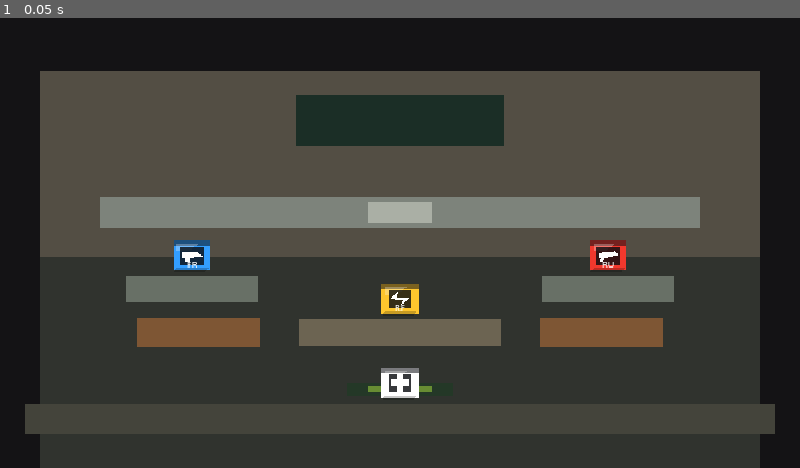
Above: before the commit, frame 1.
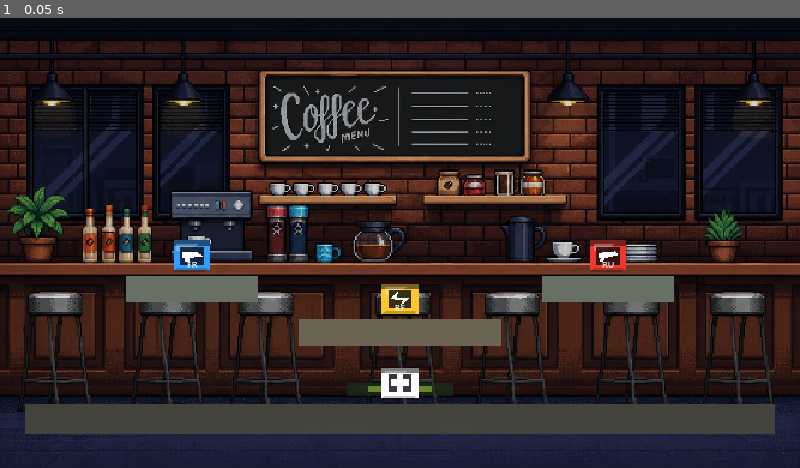
Above: after the commit, the same moment.

Repository: markkarimyan/gamedev
Game: Godot game, scene res://scenes/arenas/CafeteriaArena.tscn
Two runs of this game, one before a commit and one after it. Both use one fixed random seed, a clock stepped at 60 frames per second and the inputs below. This scene is started directly instead of the project's main scene.
Inputs:
- Up to frame 1 (0.05 s): no input

The runs differ from the first frame. In frame 1, 63% of the frame differs, in the area x 0-100%, y 5-100%.

Commit message:
Implement rooftop campus arena
Closes #10

Diff:
--- a/scenes/arenas/CafeteriaArena.tscn
+++ b/scenes/arenas/CafeteriaArena.tscn
@@ -1,6 +1,7 @@
-[gd_scene load_steps=8 format=3 uid="uid://cafeteria_arena"]
+[gd_scene load_steps=9 format=3 uid="uid://cafeteria_arena"]
 
-[ext_resource type="PackedScene" path="res://scenes/Pickup.tscn" id="1_pickup"]
+[ext_resource type="Texture2D" path="res://assets/cafeteria_background_pixel.png" id="1_bg"]
+[ext_resource type="PackedScene" path="res://scenes/Pickup.tscn" id="2_pickup"]
 
 [sub_resource type="RectangleShape2D" id="RectangleShape2D_ground"]
 size = Vector2(900, 36)
@@ -22,62 +23,15 @@
 [node name="Background" type="Node2D" parent="."]
 z_index = -20
 
-[node name="BaseFill" type="ColorRect" parent="Background"]
+[node name="PixelCafeBackground" type="Sprite2D" parent="Background"]
+position = Vector2(480, 270)
+scale = Vector2(0.574, 0.574)
+texture = ExtResource("1_bg")
+
+[node name="ReadabilityShade" type="ColorRect" parent="Background"]
 offset_right = 960.0
 offset_bottom = 540.0
-color = Color(0.0784314, 0.0745098, 0.0823529, 1)
-
-[node name="BackWall" type="ColorRect" parent="Background"]
-offset_left = 48.0
-offset_top = 64.0
-offset_right = 912.0
-offset_bottom = 286.0
-color = Color(0.352941, 0.329412, 0.286275, 0.9)
-
-[node name="FloorTiles" type="ColorRect" parent="Background"]
-offset_left = 48.0
-offset_top = 286.0
-offset_right = 912.0
-offset_bottom = 540.0
-color = Color(0.196078, 0.207843, 0.188235, 0.94)
-
-[node name="CafeteriaLandmarks" type="Node2D" parent="Background"]
-z_index = 1
-
-[node name="ServingLine" type="ColorRect" parent="Background/CafeteriaLandmarks"]
-offset_left = 120.0
-offset_top = 214.0
-offset_right = 840.0
-offset_bottom = 252.0
-color = Color(0.521569, 0.552941, 0.521569, 0.84)
-
-[node name="MenuBoard" type="ColorRect" parent="Background/CafeteriaLandmarks"]
-offset_left = 356.0
-offset_top = 92.0
-offset_right = 604.0
-offset_bottom = 154.0
-color = Color(0.0745098, 0.164706, 0.133333, 0.88)
-
-[node name="LeftTable" type="ColorRect" parent="Background/CafeteriaLandmarks"]
-offset_left = 164.0
-offset_top = 360.0
-offset_right = 312.0
-offset_bottom = 394.0
-color = Color(0.560784, 0.368627, 0.207843, 0.82)
-
-[node name="RightTable" type="ColorRect" parent="Background/CafeteriaLandmarks"]
-offset_left = 648.0
-offset_top = 360.0
-offset_right = 796.0
-offset_bottom = 394.0
-color = Color(0.560784, 0.368627, 0.207843, 0.82)
-
-[node name="TrayStacks" type="ColorRect" parent="Background/CafeteriaLandmarks"]
-offset_left = 442.0
-offset_top = 220.0
-offset_right = 518.0
-offset_bottom = 246.0
-color = Color(0.709804, 0.729412, 0.686275, 0.8)
+color = Color(0.0196078, 0.0196078, 0.0235294, 0.18)
 
 [node name="GameplayGeometry" type="Node2D" parent="."]
 
--- a/scenes/arenas/RooftopArena.tscn
+++ b/scenes/arenas/RooftopArena.tscn
@@ -34,10 +34,83 @@
 modulate = Color(0.62, 0.96, 1, 1)
 texture = ExtResource("1_bg")
 
-[node name="BackdropShade" type="ColorRect" parent="Background"]
+[node name="ReadabilityShade" type="ColorRect" parent="Background"]
 offset_right = 960.0
 offset_bottom = 540.0
 color = Color(0.0117647, 0.0313726, 0.0392157, 0.34)
+
+[node name="RooftopLandmarks" type="Node2D" parent="Background"]
+z_index = 1
+
+[node name="RoofDeck" type="ColorRect" parent="Background/RooftopLandmarks"]
+offset_left = 72.0
+offset_top = 398.0
+offset_right = 888.0
+offset_bottom = 540.0
+color = Color(0.137255, 0.176471, 0.184314, 0.9)
+
+[node name="ParapetLeft" type="ColorRect" parent="Background/RooftopLandmarks"]
+offset_left = 42.0
+offset_top = 356.0
+offset_right = 316.0
+offset_bottom = 402.0
+color = Color(0.258824, 0.313725, 0.321569, 0.88)
+
+[node name="ParapetRight" type="ColorRect" parent="Background/RooftopLandmarks"]
+offset_left = 644.0
+offset_top = 356.0
+offset_right = 918.0
+offset_bottom = 402.0
+color = Color(0.258824, 0.313725, 0.321569, 0.88)
+
+[node name="MaintenanceDoor" type="ColorRect" parent="Background/RooftopLandmarks"]
+offset_left = 74.0
+offset_top = 256.0
+offset_right = 156.0
+offset_bottom = 398.0
+color = Color(0.145098, 0.235294, 0.258824, 0.92)
+
+[node name="DoorWindow" type="ColorRect" parent="Background/RooftopLandmarks"]
+offset_left = 96.0
+offset_top = 284.0
+offset_right = 134.0
+offset_bottom = 316.0
+color = Color(0.576471, 0.85098, 0.890196, 0.6)
+
+[node name="CampusRadioAntenna" type="ColorRect" parent="Background/RooftopLandmarks"]
+offset_left = 808.0
+offset_top = 174.0
+offset_right = 818.0
+offset_bottom = 356.0
+color = Color(0.462745, 0.572549, 0.580392, 0.86)
+
+[node name="AntennaTop" type="ColorRect" parent="Background/RooftopLandmarks"]
+offset_left = 766.0
+offset_top = 168.0
+offset_right = 860.0
+offset_bottom = 178.0
+color = Color(0.462745, 0.572549, 0.580392, 0.86)
+
+[node name="GroupProjectPoster" type="ColorRect" parent="Background/RooftopLandmarks"]
+offset_left = 680.0
+offset_top = 306.0
+offset_right = 790.0
+offset_bottom = 346.0
+color = Color(0.858824, 0.709804, 0.313725, 0.72)
+
+[node name="HVACUnit" type="ColorRect" parent="Background/RooftopLandmarks"]
+offset_left = 378.0
+offset_top = 348.0
+offset_right = 528.0
+offset_bottom = 402.0
+color = Color(0.313725, 0.4, 0.411765, 0.9)
+
+[node name="HVACVent" type="ColorRect" parent="Background/RooftopLandmarks"]
+offset_left = 396.0
+offset_top = 362.0
+offset_right = 510.0
+offset_bottom = 370.0
+color = Color(0.101961, 0.145098, 0.152941, 0.8)
 
 [node name="GameplayGeometry" type="Node2D" parent="."]
 
@@ -89,18 +162,25 @@
 offset_bottom = 26.0
 color = Color(0.12549, 0.2, 0.223529, 1)
 
-[node name="PlatformCenterHigh" type="StaticBody2D" parent="GameplayGeometry/Platforms"]
+[node name="PlatformCenterRoofSign" type="StaticBody2D" parent="GameplayGeometry/Platforms"]
 position = Vector2(480, 286)
 
-[node name="PlatformCenterHighShape" type="CollisionShape2D" parent="GameplayGeometry/Platforms/PlatformCenterHigh"]
+[node name="PlatformCenterRoofSignShape" type="CollisionShape2D" parent="GameplayGeometry/Platforms/PlatformCenterRoofSign"]
 shape = SubResource("RectangleShape2D_platform_wide")
 
-[node name="PlatformCenterHighVisual" type="ColorRect" parent="GameplayGeometry/Platforms/PlatformCenterHigh"]
+[node name="PlatformCenterRoofSignVisual" type="ColorRect" parent="GameplayGeometry/Platforms/PlatformCenterRoofSign"]
 offset_left = -138.0
 offset_top = -10.0
 offset_right = 138.0
 offset_bottom = 26.0
-color = Color(0.141176, 0.239216, 0.266667, 1)
+color = Color(0.203922, 0.32549, 0.356863, 1)
+
+[node name="PlatformCenterRoofSignStripe" type="ColorRect" parent="GameplayGeometry/Platforms/PlatformCenterRoofSign"]
+offset_left = -124.0
+offset_top = -10.0
+offset_right = 124.0
+offset_bottom = -2.0
+color = Color(0.745098, 0.690196, 0.329412, 1)
 
 [node name="PlatformRightLow" type="StaticBody2D" parent="GameplayGeometry/Platforms"]
 position = Vector2(660, 382)
@@ -134,9 +214,9 @@
 position = Vector2(610, 253)
 pickup_type = "ak"
 
-[node name="MedkitPickup" parent="Pickups" instance=ExtResource("2_pickup")]
+[node name="RapidPickup" parent="Pickups" instance=ExtResource("2_pickup")]
 position = Vector2(480, 438)
-pickup_type = "medkit"
+pickup_type = "rapid"
 
 [node name="JumpPickup" parent="Pickups" instance=ExtResource("2_pickup")]
 position = Vector2(480, 253)
@@ -144,5 +224,29 @@
 
 [node name="FutureGimmick" type="Node2D" parent="."]
 
-[node name="Placeholder" type="Marker2D" parent="FutureGimmick"]
-position = Vector2(480, 196)
+[node name="LooseExamPapers" type="Node2D" parent="FutureGimmick"]
+position = Vector2(480, 198)
+
+[node name="PaperLeft" type="ColorRect" parent="FutureGimmick/LooseExamPapers"]
+offset_left = -74.0
+offset_top = -10.0
+offset_right = -34.0
+offset_bottom = 16.0
+rotation = -0.18
+color = Color(0.92549, 0.898039, 0.772549, 0.66)
+
+[node name="PaperCenter" type="ColorRect" parent="FutureGimmick/LooseExamPapers"]
+offset_left = -14.0
+offset_top = -18.0
+offset_right = 30.0
+offset_bottom = 10.0
+rotation = 0.12
+color = Color(0.964706, 0.929412, 0.780392, 0.7)
+
+[node name="PaperRight" type="ColorRect" parent="FutureGimmick/LooseExamPapers"]
+offset_left = 42.0
+offset_top = -6.0
+offset_right = 82.0
+offset_bottom = 18.0
+rotation = 0.22
+color = Color(0.92549, 0.898039, 0.772549, 0.62)
--- a/tests/ultimate_system_test.gd
+++ b/tests/ultimate_system_test.gd
@@ -4,6 +4,7 @@
 const BULLET_SCENE := preload("res://scenes/Bullet.tscn")
 const COURTYARD_SCENE := preload("res://scenes/arenas/CourtyardArena.tscn")
 const CAFETERIA_SCENE := preload("res://scenes/arenas/CafeteriaArena.tscn")
+const ROOFTOP_SCENE := preload("res://scenes/arenas/RooftopArena.tscn")
 const ARENA_SCENES: Array[PackedScene] = [
 	preload("res://scenes/arenas/CampusArena.tscn"),
 	preload("res://scenes/arenas/CourtyardArena.tscn"),
@@ -25,6 +26,7 @@
 	await _test_match_randomizes_authored_arenas_between_rounds()
 	await _test_campus_courtyard_starter_arena_is_fair_and_readable()
 	await _test_cafeteria_arena_is_available_fair_and_readable()
+	await _test_rooftop_arena_is_available_fair_and_readable()
 	await _test_players_gain_ultimate_charge_during_active_round()
 	await _test_players_gain_ultimate_charge_from_combat()
 	await _test_ultimate_readiness_reset_and_activation_gate()
@@ -161,7 +163,9 @@
 	root.add_child(arena)
 	await process_frame
 
-	_assert_true(arena.has_node("Background/CafeteriaLandmarks/MenuBoard"), "Cafeteria arena has readable campus cafeteria decorative art")
+	var cafe_background: Sprite2D = arena.get_node("Background/PixelCafeBackground")
+	_assert_true(cafe_background.texture != null and cafe_background.texture.resource_path == "res://assets/cafeteria_background_pixel.png", "Cafeteria arena uses the coffee bar pixel background asset")
+	_assert_true(arena.has_node("Background/ReadabilityShade"), "Cafeteria arena keeps the photo background readable for combat")
 	_assert_true(arena.has_node("GameplayGeometry/Platforms"), "Cafeteria arena keeps platforms in authored gameplay geometry")
 
 	var p1_spawn: Marker2D = arena.get_node("Spawns/P1Spawn")
@@ -179,6 +183,47 @@
 	var background: Node2D = arena.get_node("Background")
 	var platform_visual := _first_child_of_type(arena.get_node("GameplayGeometry/Platforms/PlatformServingCounter"), ColorRect) as ColorRect
 	_assert_true(background.z_index < 0 and platform_visual != null and platform_visual.color.a >= 0.85, "Cafeteria players, bullets, pickups, and ultimates remain readable over the background")
+
+	arena.queue_free()
+	await process_frame
+
+
+func _test_rooftop_arena_is_available_fair_and_readable() -> void:
+	var game := GAME_SCENE.instantiate()
+	root.add_child(game)
+	await process_frame
+
+	var arena_paths: Array[String] = []
+	for arena_scene: PackedScene in game.ARENA_SCENES:
+		arena_paths.append(arena_scene.resource_path)
+	_assert_true(ROOFTOP_SCENE.resource_path in arena_paths, "Campus rooftop arena appears in the random arena pool")
+
+	game.queue_free()
+	await process_frame
+
+	var arena := ROOFTOP_SCENE.instantiate()
+	root.add_child(arena)
+	await process_frame
+
+	_assert_true(arena.has_node("Background/RooftopLandmarks"), "Rooftop arena has rooftop campus comedy art separate from gameplay geometry")
+	_assert_true(arena.has_node("Background/ReadabilityShade"), "Rooftop arena keeps the skyline background readable for combat")
+	_assert_true(arena.has_node("GameplayGeometry/Platforms"), "Rooftop arena keeps platforms in authored gameplay geometry")
+
+	var p1_spawn: Marker2D = arena.get_node("Spawns/P1Spawn")
+	var p2_spawn: Marker2D = arena.get_node("Spawns/P2Spawn")
+	_assert_true(absf((p1_spawn.position.x + p2_spawn.position.x) - 960.0) <= 1.0 and p1_spawn.position.y == p2_spawn.position.y, "Rooftop spawn positions are mirrored and fair")
+
+	var pickups: Node2D = arena.get_node("Pickups")
+	var famas: Node2D = pickups.get_node("FamasPickup")
+	var ak: Node2D = pickups.get_node("AkPickup")
+	_assert_true(absf((famas.position.x + ak.position.x) - 960.0) <= 1.0 and famas.position.y == ak.position.y, "Rooftop weapon pickups are mirrored and predictable")
+	_assert_true(pickups.has_node("RapidPickup") and pickups.has_node("JumpPickup"), "Rooftop center pickups are predictable and readable")
+	_assert_true(pickups.z_index >= 5, "Rooftop pickups render above the background")
+	_assert_true(arena.get_node("FutureGimmick").get_child_count() == 1 and arena.has_node("FutureGimmick/LooseExamPapers"), "Rooftop arena keeps the baseline to one readable exam-paper gust gimmick")
+
+	var background: Node2D = arena.get_node("Background")
+	var platform_visual := _first_child_of_type(arena.get_node("GameplayGeometry/Platforms/PlatformCenterRoofSign"), ColorRect) as ColorRect
+	_assert_true(background.z_index < 0 and platform_visual != null and platform_visual.color.a >= 0.85, "Rooftop players, bullets, pickups, and ultimates remain readable over the background")
 
 	arena.queue_free()
 	await process_frame
Binary file added: assets/cafeteria_background_pixel.png
Not shown, added: assets/cafeteria_background_pixel.png.import
Not shown: 1 places in scenes/arenas/CafeteriaArena.tscn that only renumber resources
